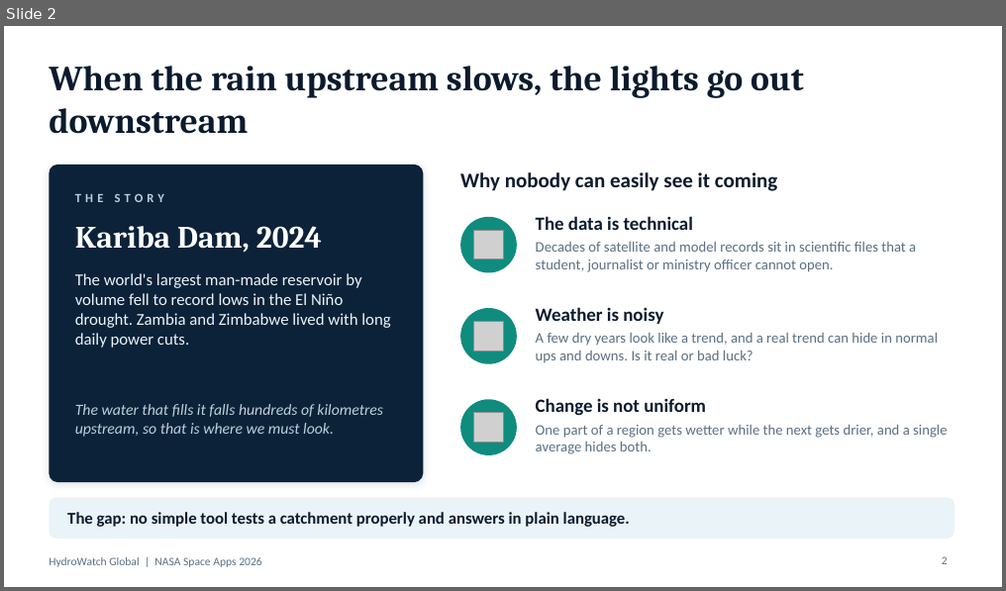
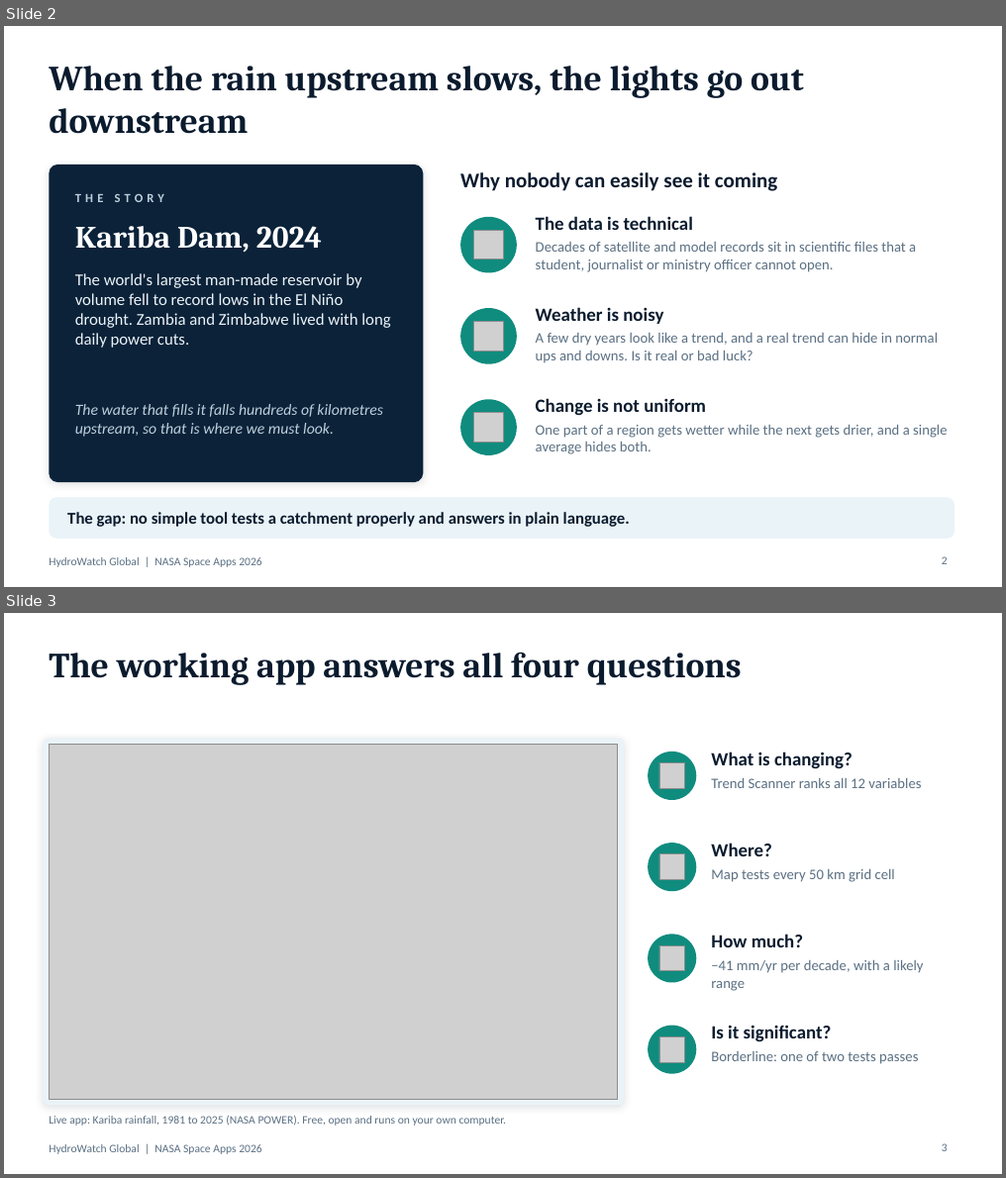
Before and after one commit to Trust-Mwendabai/HydroWatch, a slide deck: HydroWatch_Judges_Presentation.pptx. Shown one above the other, each under a label of ours: slide 2 before the commit, slides 2 and 3 after it. The pictures are 1006x591 and 1006x1178 pixels, drawn with LibreOffice and Linux fonts; fonts in the diff are those of the drawing; grey boxes stand for pictures. Boxes give left, top, right and bottom in pixels: in the first picture for what was removed or moved away, otherwise in the second. Text is boxed around its words. In the diff, an @@ line names an element or a change of style, - is before the commit and + after.

```diff
--- a/HydroWatch_Judges_Presentation.pptx
+++ b/HydroWatch_Judges_Presentation.pptx
@@ slide 3 added at [4,613,1002,1174], background #FFFFFF; not listed: 1 template element that a slide beside it also shows @@
@@ title added at [49,652,742,685], 34 pt, text #0B1B2E, bold @@
+The working app answers all four questions
@@ rounded rectangle added at [43,738,624,1106], fill #EAF3F7 @@
@@ picture added at [49,744,618,1100] @@
@@ ellipse added at [648,752,696,800], fill #0F8C7E @@
@@ text added at [711,752,852,769], 18 pt, text #0B1B2E, bold @@
+What is changing?
@@ picture added at [659,763,685,789] @@
@@ text added at [711,778,921,788], 14 pt, text #5B7083 @@
+Trend Scanner ranks all 12 variables
@@ ellipse added at [648,843,696,891], fill #0F8C7E @@
@@ text added at [711,843,772,857], 18 pt, text #0B1B2E, bold @@
+Where?
@@ picture added at [659,855,685,880] @@
@@ text added at [711,869,895,882], 14 pt, text #5B7083 @@
+Map tests every 50 km grid cell
@@ ellipse added at [648,934,696,983], fill #0F8C7E @@
@@ text added at [711,934,803,948], 18 pt, text #0B1B2E, bold @@
+How much?
@@ picture added at [659,947,685,971] @@
@@ text added at [711,960,923,991], 14 pt, text #5B7083 @@
+−41 mm/yr per decade, with a likely range
@@ ellipse added at [648,1026,696,1074], fill #0F8C7E @@
@@ text added at [711,1025,832,1043], 18 pt, text #0B1B2E, bold @@
+Is it significant?
@@ picture added at [659,1038,685,1062] @@
@@ text added at [711,1052,918,1064], 14 pt, text #5B7083 @@
+Borderline: one of two tests passes
@@ text added at [49,1116,507,1126], 11 pt, text #5B7083 @@
+Live app: Kariba rainfall, 1981 to 2025 (NASA POWER). Free, open and runs on your own computer.
@@ page number added at [942,1144,947,1152], 11 pt, text #5B7083 @@
+3
```
Also in this commit, not shown: 1 slide changed, 1 slide removed, 1 other file.
